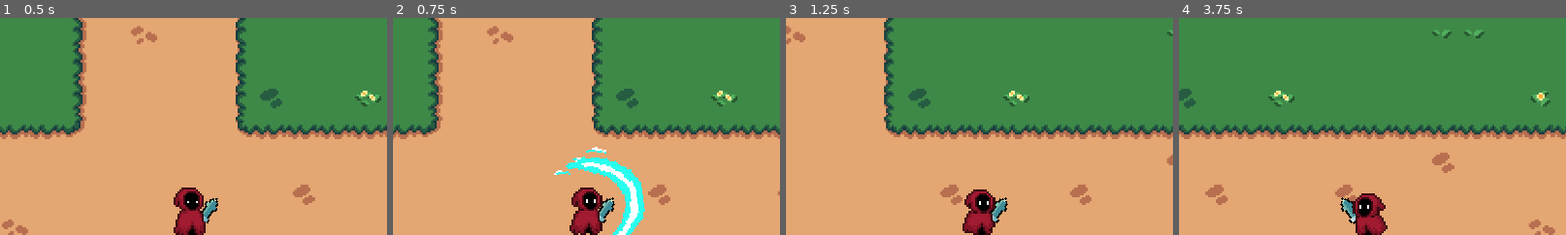
Above: before the commit, frames 1-4 (left to right).
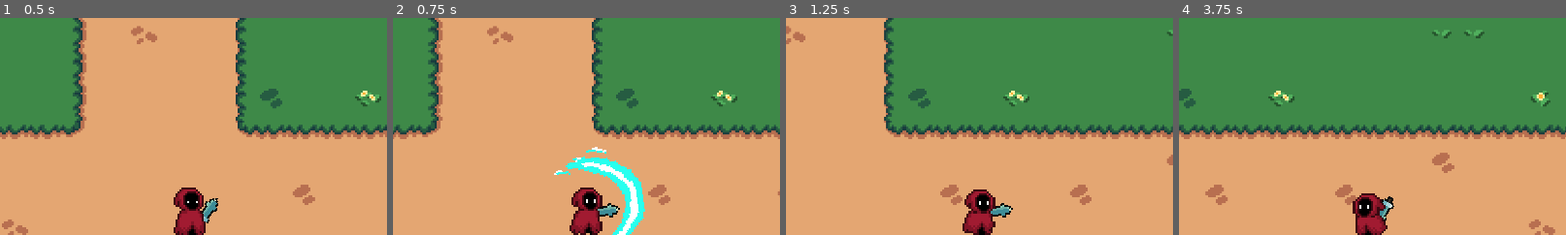
Above: after the commit, the same moments.

Repository: Jerga99/godot-2d-game-course
Game: Godot game, scene res://scenes/play_scene.tscn
The game is run twice, just before and just after one commit, with the same random seed, the same clock (stepped at 60 frames per second) and the same inputs.
Inputs (mouse positions are % of the whole screen's width and height, from its top left):
- Up to frame 1 (0.5 s): no input
- Up to frame 2 (0.75 s): move the mouse to (72, 45) at 0.52 s; hold D (right) from 0.53 s (still down); tap 1 (ability_1) at 0.6 s
- Up to frame 3 (1.25 s): keep holding D (right)
- Up to frame 4 (3.75 s): move the mouse to (30, 55) at 1.27 s; release D (right) at 1.28 s; hold S (down) 1.28-2.03 s; tap one key every 0.75 s from 1.35 s: 2 (ability_2) 3 (ability_3) 1 (ability_1) 2 (ability_2); move the mouse to (60, 28) at 2.02 s; hold D (right) 2.03-2.78 s; move the mouse to (45, 70) at 2.77 s; hold W (up) 2.78-3.53 s; move the mouse to (80, 65) at 3.52 s; hold A (left) from 3.53 s (still down)
The pictures show only the part of the screen within x 25-75%, y 6-55%; the shares and areas given below are measured in that part.

Frame 1 is identical in both runs. In frame 2, 0.3% of the frame differs, in the area x 52-59%, y 82-95%; in frame 3, 0.3%; in frame 4, 0.5%, in the area x 41-56%, y 82-96%.

Commit message:
Rotate weapon to mouse pos

Diff:
--- a/scripts/ability/manifest/slash_manifest.gd
+++ b/scripts/ability/manifest/slash_manifest.gd
@@ -12,6 +12,12 @@
 	alternate_slash = not alternate_slash
 	animated_sprite.flip_v = alternate_slash
 
+	var weapon = context.caster.get_node("Weapon") as Node2D
+
+	if weapon != null:
+		var base_angle = (mouse_pos - weapon.global_position).angle()
+		weapon.rotation = base_angle + PI / 2
+
 func _process(delta):
 	if animated_sprite.frame_progress >= 1.0:
 		queue_free()
--- a/scripts/player.gd
+++ b/scripts/player.gd
@@ -40,12 +40,12 @@
 		is_moving = true
 		if horizontal > 0:
 			animated_sprite.flip_h = false
-			weapon.position = weapon_right
-			weapon.rotation = deg_to_rad(35)
+			#weapon.position = weapon_right
+			#weapon.rotation = deg_to_rad(35)
 		elif horizontal < 0:
 			animated_sprite.flip_h = true
-			weapon.position = weapon_left
-			weapon.rotation = deg_to_rad(-35)
+			#weapon.position = weapon_left
+			#weapon.rotation = deg_to_rad(-35)
 
 func _handle_animation():
 	if is_moving:
